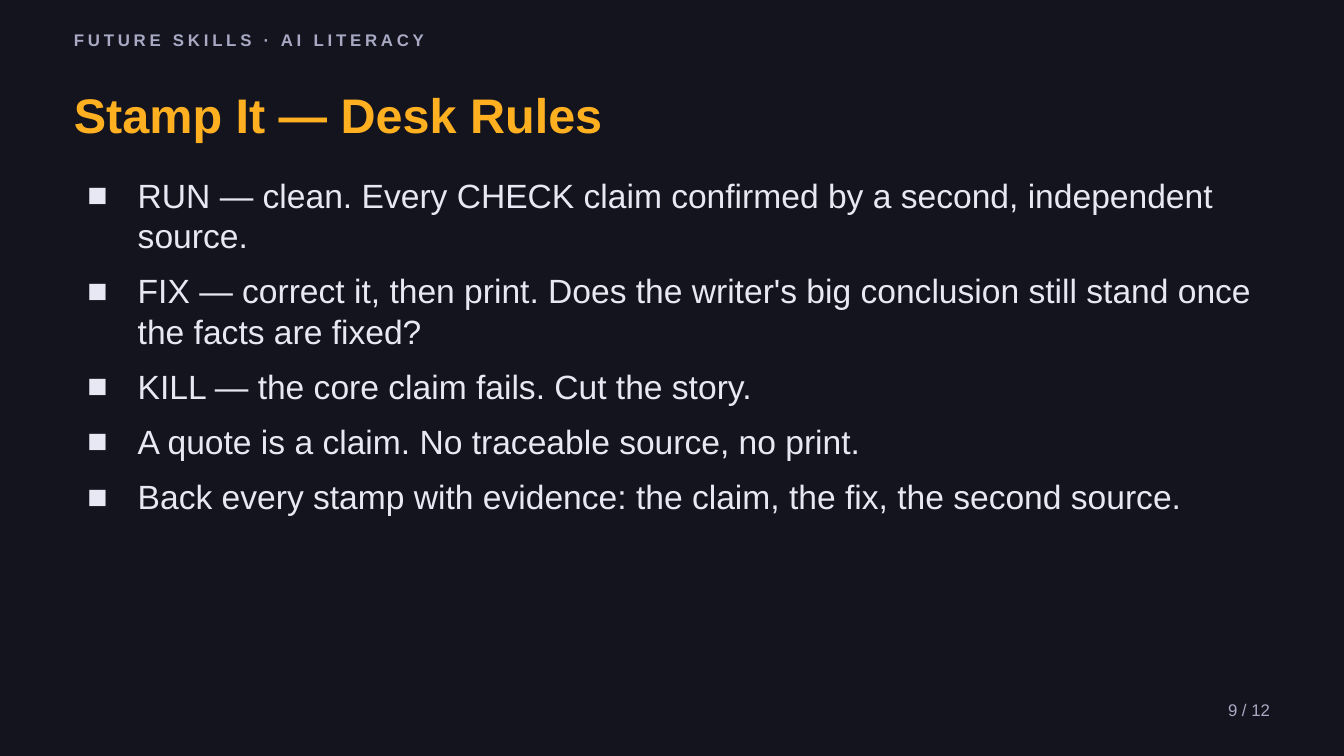
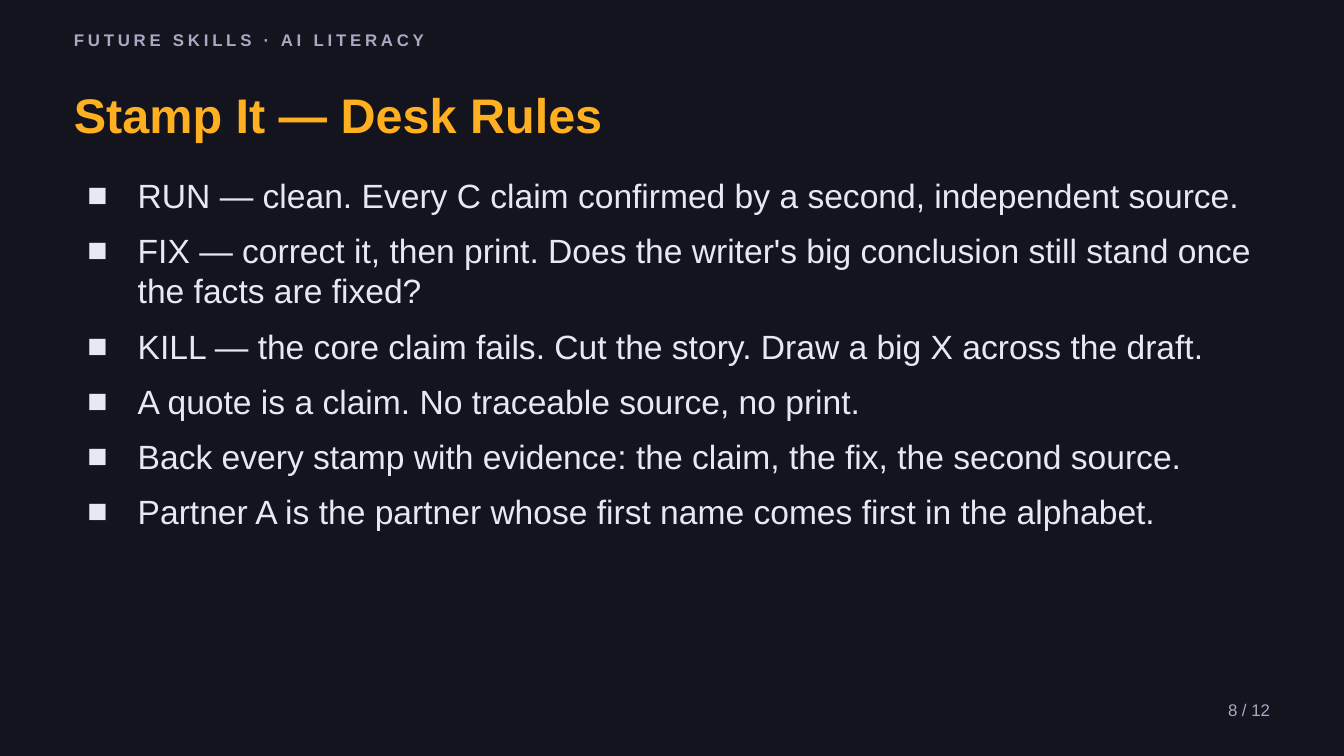
Before and after one commit to phiunit/tptphi, a slide deck: slide 8 of products/ai-fact-check-lab/dist/Hallucination Hunters - Slides.pptx (slide 9 before the commit). Drawn at 1344x756 pixels with LibreOffice and Linux fonts; fonts in the diff are those of the drawing. Boxes give left, top, right and bottom in pixels: in the first picture for what was removed or moved away, otherwise in the second. Text is boxed around its words. In the diff, an @@ line names an element or a change of style, - is before the commit and + after.

```diff
--- a/products/ai-fact-check-lab/dist/Hallucination Hunters - Slides.pptx
+++ b/products/ai-fact-check-lab/dist/Hallucination Hunters - Slides.pptx
@@ text at [138, 183, 1239, 214]: text changed @@
-■ RUN — clean. Every CHECK claim confirmed by a second, independent source.
+■ RUN — clean. Every C claim confirmed by a second, independent source.
@@ text at [138, 334, 1204, 365]: text changed @@
-■ KILL — the core claim fails. Cut the story.
+■ KILL — the core claim fails. Cut the story. Draw a big X across the draft.
@@ text at [138, 499, 1155, 530]: paragraph added @@
+■ Partner A is the partner whose first name comes first in the alphabet.
@@ text at [1228, 704, 1270, 716]: text changed @@
-9 / 12
+8 / 12
```
Also in this commit, not shown: 9 other slides changed, 1 slide added, 1 slide removed, 34 other files.
